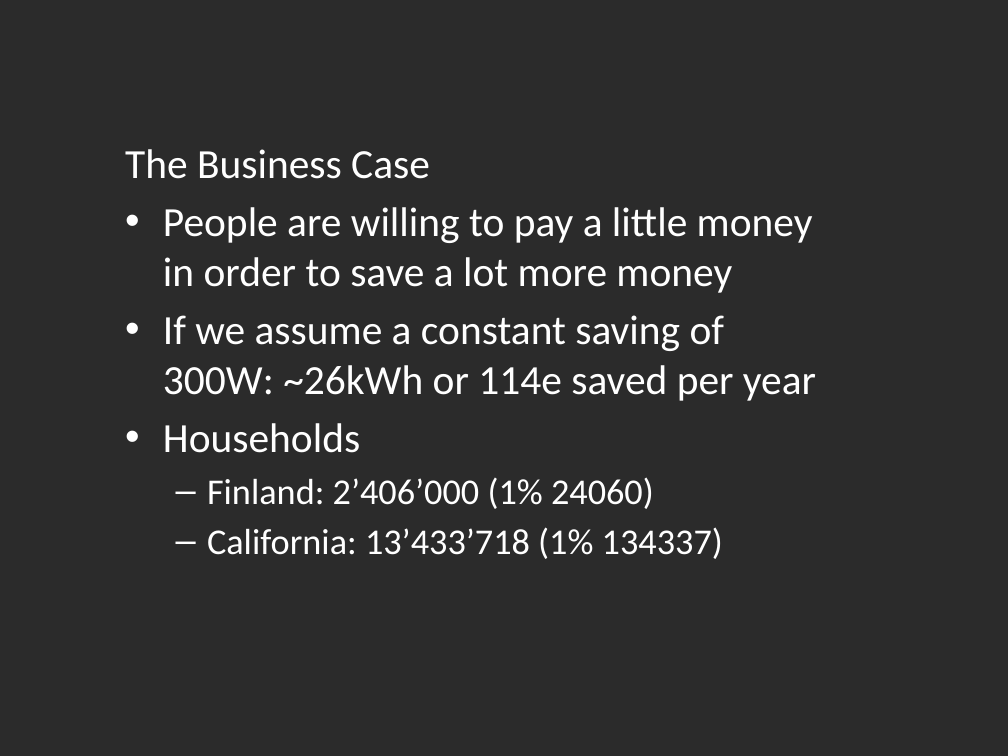
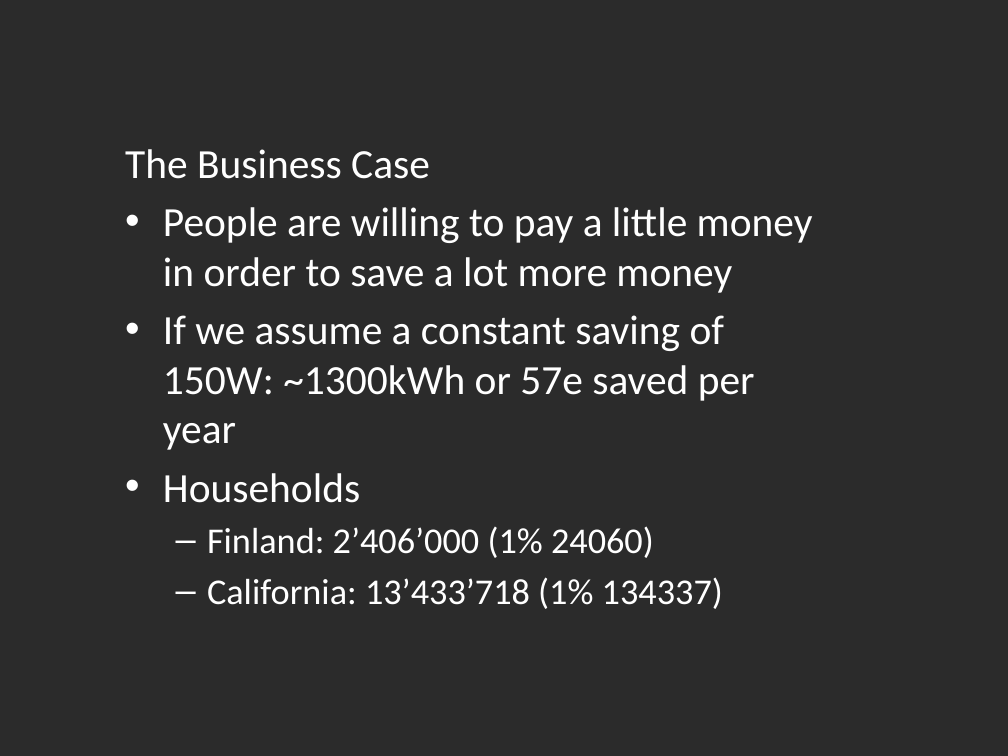
Before and after one commit to aknutas/Greendel, a slide deck: slide 11 of Documents/Greendel_presentation_feedbackpr.pptx. Drawn at 1008x756 pixels with LibreOffice and Linux fonts; fonts in the diff are those of the drawing; background and template pictures are left out; a plain dark background stands for a picture behind light text. Boxes give left, top, right and bottom in pixels: in the first picture for what was removed or moved away, otherwise in the second. Text is boxed around its words. In the diff, an @@ line names an element or a change of style, - is before the commit and + after.

Commit message:
Presentation: Powerpoints

```diff
--- a/Documents/Greendel_presentation_feedbackpr.pptx
+++ b/Documents/Greendel_presentation_feedbackpr.pptx
@@ text at (x1=163, y1=315, x2=755, y2=450): text changed @@
-• If we assume a constant saving of 300W: ~26kWh or 114e saved per year
+• If we assume a constant saving of 150W: ~1300kWh or 57e saved per year
```
